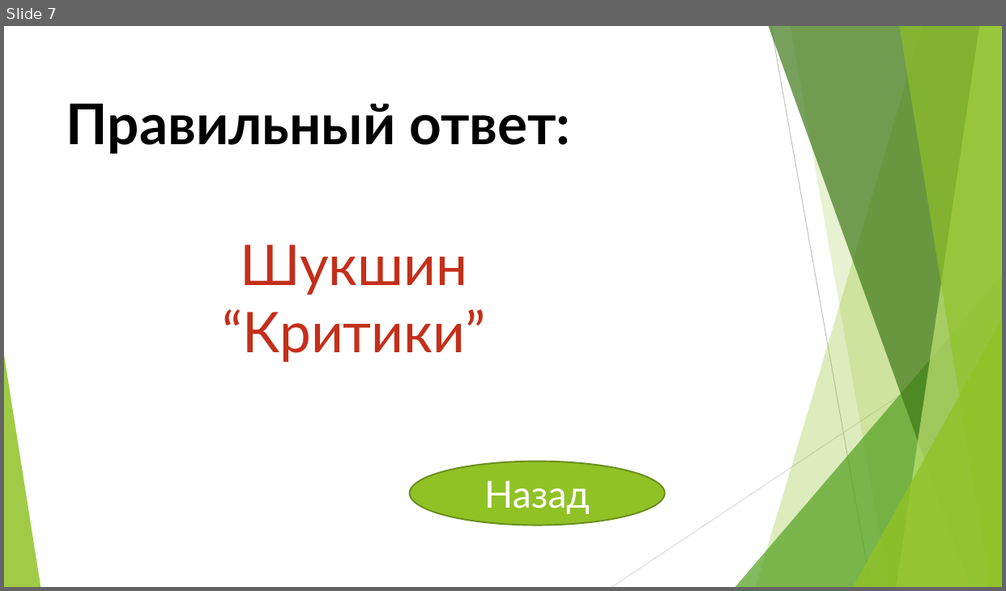
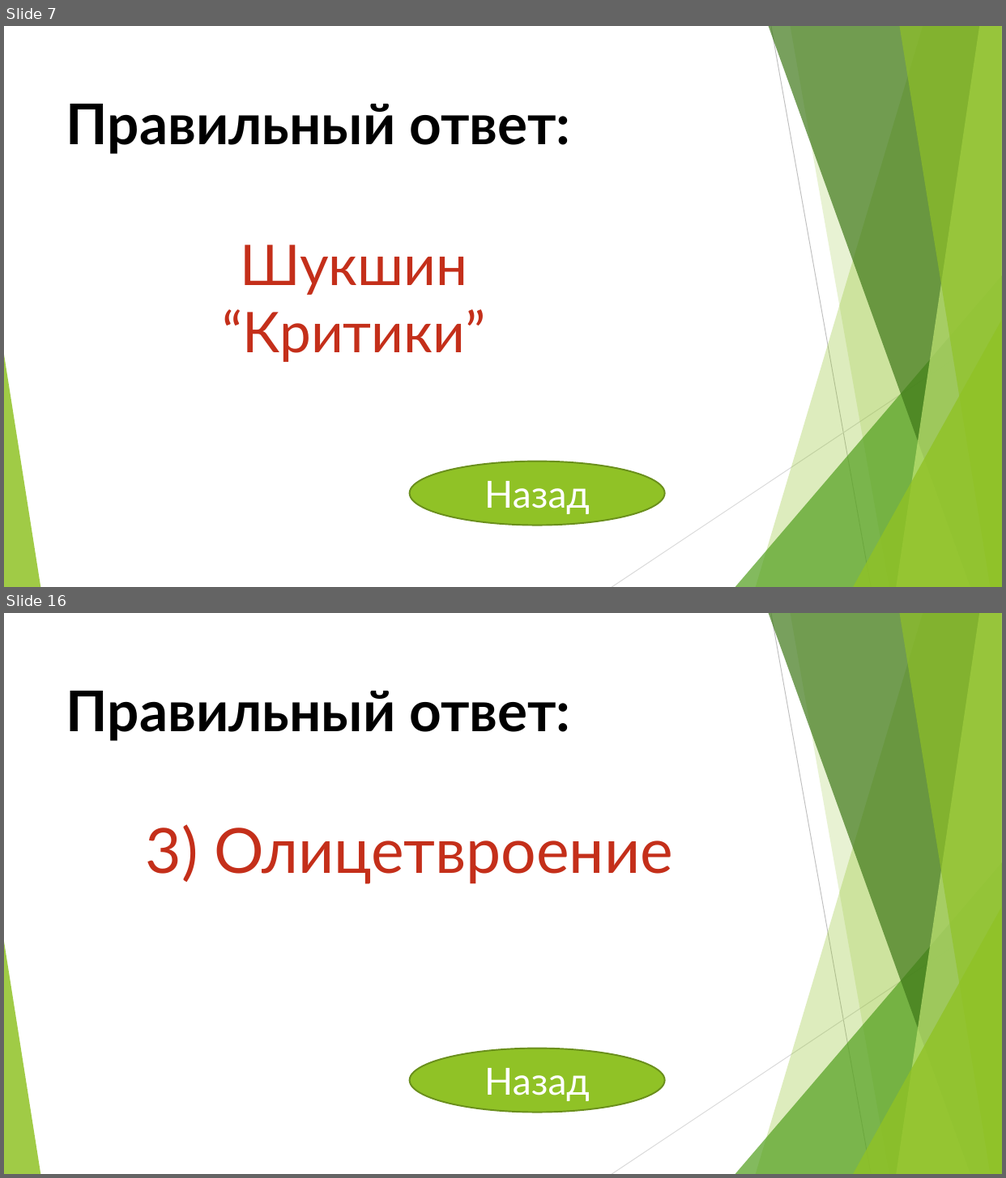
Before and after one commit to Yaric2010/ABOBA228, a slide deck: Презентация_ЯРИК_ЗЩЕЙНАБ_РЕНАТ_АМИРА.pptx. Shown one above the other, each under a label of ours: slide 7 before the commit, slides 7 and 16 after it; the slides between them are not shown. The pictures are 1006x591 and 1006x1178 pixels, drawn with LibreOffice and Linux fonts; fonts in the diff are those of the drawing. Boxes give left, top, right and bottom in pixels: in the first picture for what was removed or moved away, otherwise in the second. Text is boxed around its words. In the diff, an @@ line names an element or a change of style, - is before the commit and + after.

```diff
--- a/Презентация_ЯРИК_ЗЩЕЙНАБ_РЕНАТ_АМИРА.pptx
+++ b/Презентация_ЯРИК_ЗЩЕЙНАБ_РЕНАТ_АМИРА.pptx
@@ slide 16 added at bbox=[4, 613, 1002, 1174], background #FFFFFF; not listed: 10 template elements that a slide beside it also shows @@
@@ text added at bbox=[66, 691, 571, 741], 54 pt, text #000000, bold @@
+Правильный ответ:
@@ text added at bbox=[146, 824, 673, 884], 60 pt, text gradient #62170D to #C42F1A to #EB7766 @@
+3) Олицетвроение
@@ ellipse added at bbox=[410, 1049, 665, 1112], fill #90C226, outline #6B901C 1.5 pt, 36 pt, text #FFFFFF @@
+Назад
```
Also in this commit, not shown: 2 slides changed, 24 other slides added.
